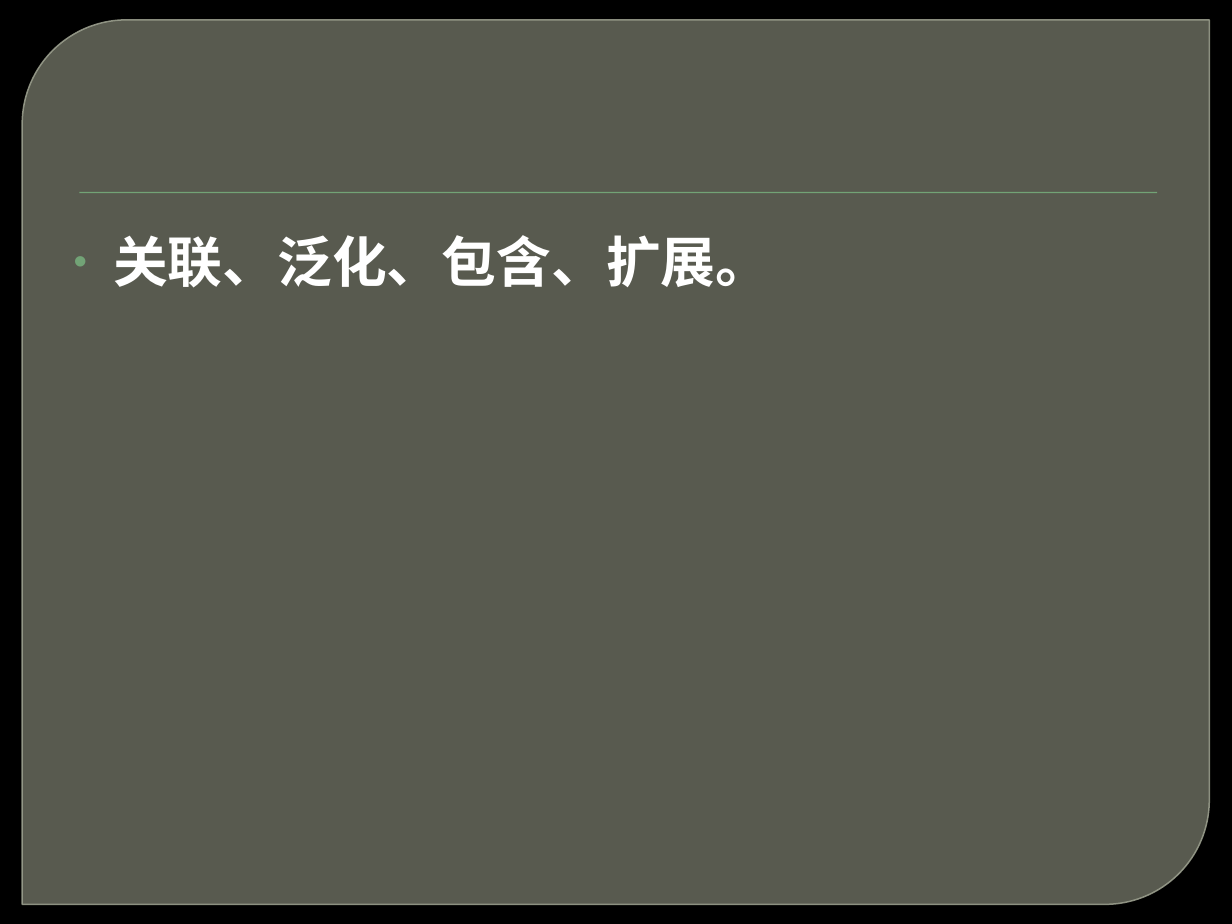
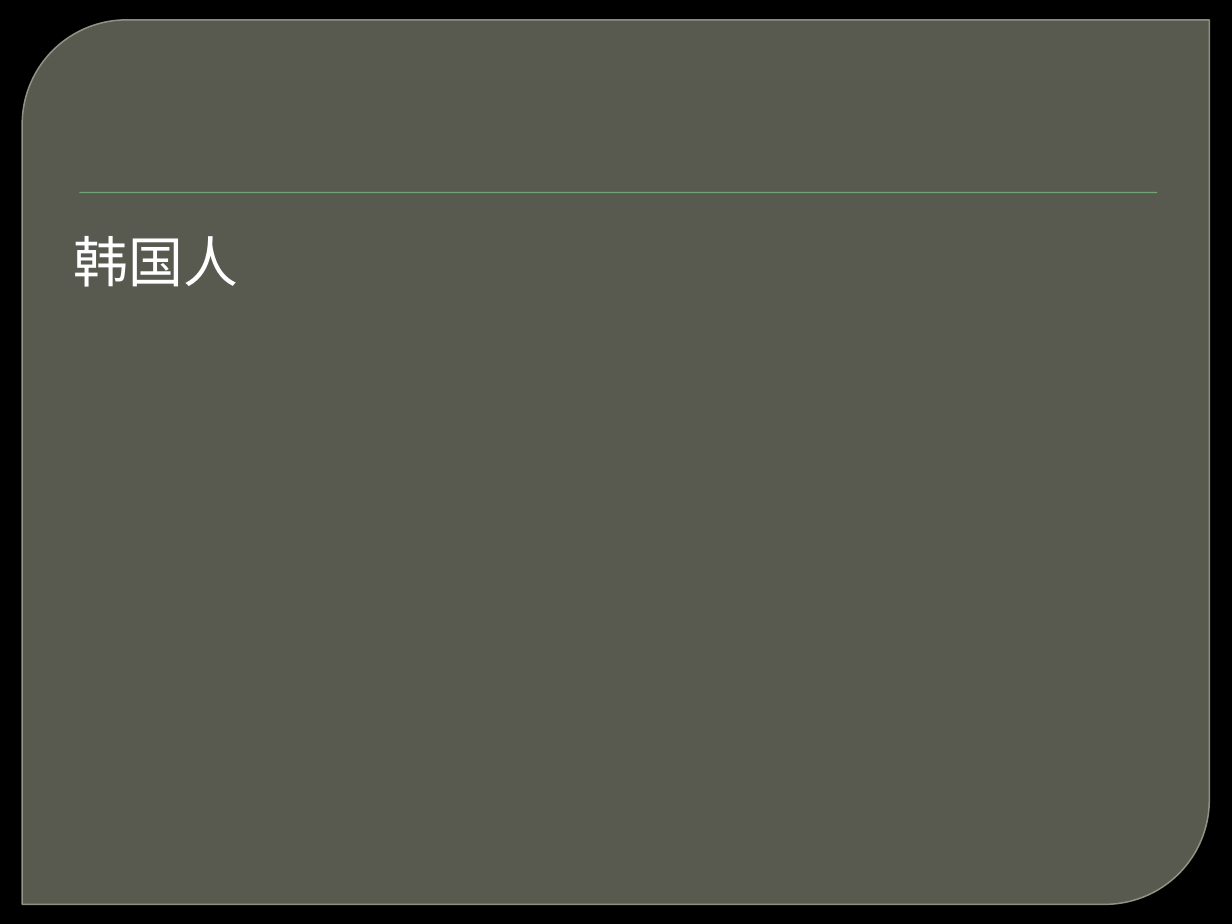
Before and after one commit to shangzhaoxiaozi/PRD-21, a slide deck: slide 41 of PRD-21-C2/非受控文档/本周提交文档/UML建模工具—StarUML使用介绍.pptx. Drawn at 1232x924 pixels with LibreOffice and Linux fonts; fonts in the diff are those of the drawing; background and template pictures are left out. Boxes give left, top, right and bottom in pixels: in the first picture for what was removed or moved away, otherwise in the second. Text is boxed around its words. In the diff, an @@ line names an element or a change of style, - is before the commit and + after.

```diff
--- a/PRD-21-C2/非受控文档/本周提交文档/UML建模工具—StarUML使用介绍.pptx
+++ b/PRD-21-C2/非受控文档/本周提交文档/UML建模工具—StarUML使用介绍.pptx
@@ text at box(74, 236, 238, 287): text changed; bold off @@
-• 关联、泛化、包含、扩展。
+韩国人
```
Also in this commit, not shown: 1 other slide changed.
